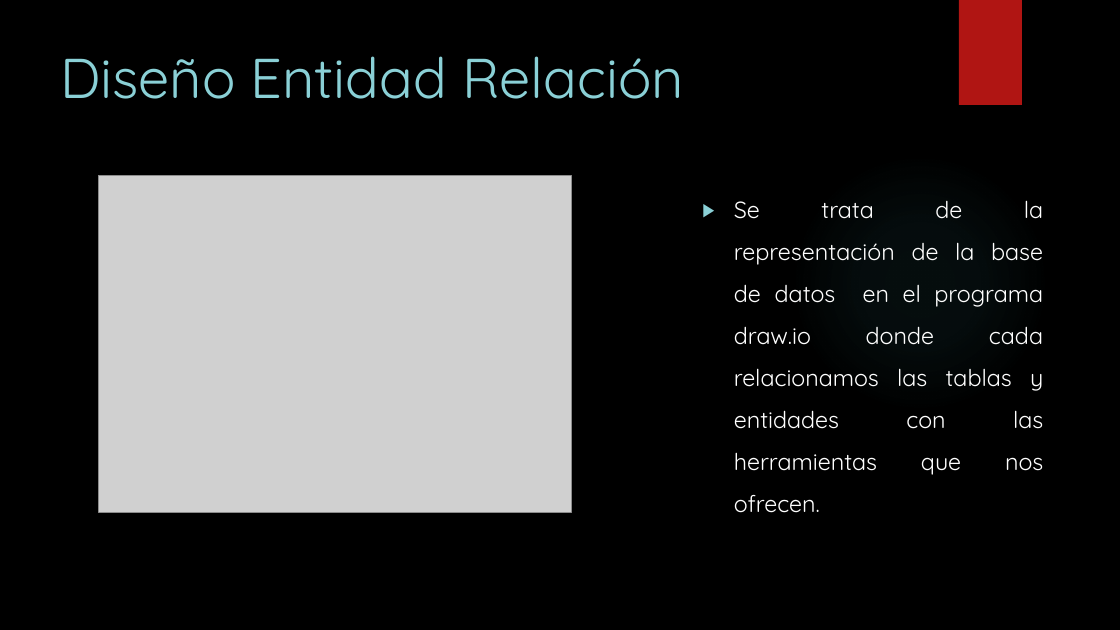
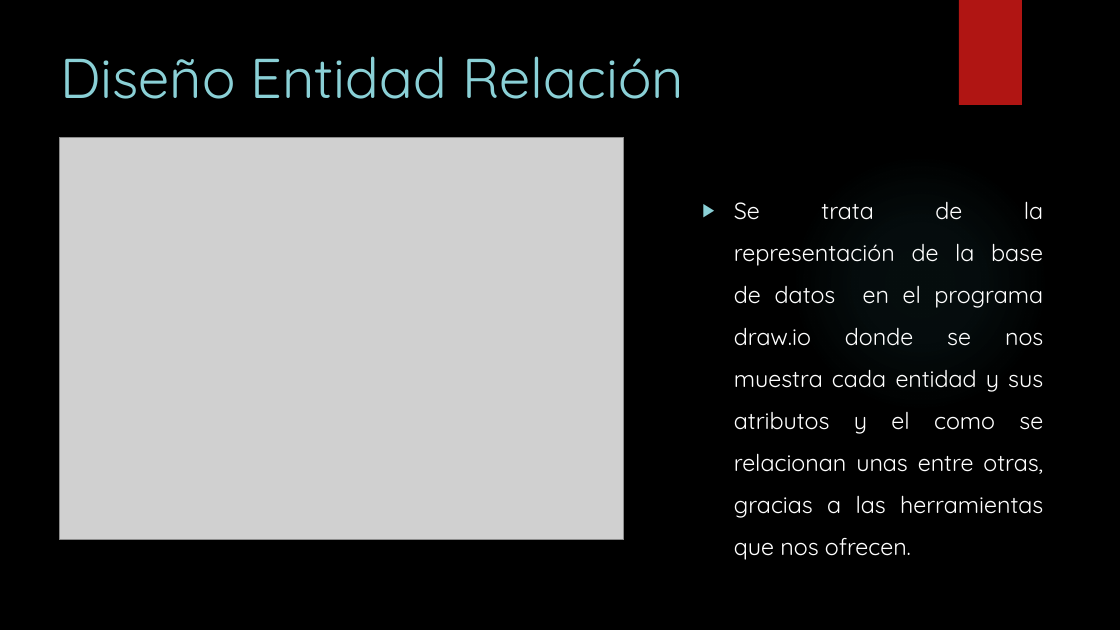
Before and after one commit to VictorQuispe19/BaseDeDatos1, a slide deck: slide 8 of Hito5/ProyectoFinal/PROY_BASE_DE_DATOS.pptx (slide 6 before the commit). Drawn at 1120x630 pixels with LibreOffice and Linux fonts; fonts in the diff are those of the drawing; grey boxes stand for pictures; background and template pictures are left out. Boxes give left, top, right and bottom in pixels: in the first picture for what was removed or moved away, otherwise in the second. Text is boxed around its words. In the diff, an @@ line names an element or a change of style, - is before the commit and + after.

```diff
--- a/Hito5/ProyectoFinal/PROY_BASE_DE_DATOS.pptx
+++ b/Hito5/ProyectoFinal/PROY_BASE_DE_DATOS.pptx
@@ picture: place and size @@
-picture at <box>99,176,571,513</box>
+picture at <box>60,138,624,540</box>
@@ text at <box>734,201,1043,560</box>: text changed @@
-▶ Se trata de la representación de la base de datos en el programa draw.io donde cada relacionamos las tablas y entidades con las herramientas que nos ofrecen.
+▶ Se trata de la representación de la base de datos en el programa draw.io donde se nos muestra cada entidad y sus atributos y el como se relacionan unas entre otras, gracias a las herramientas que nos ofrecen.
```
Also in this commit, not shown: 2 other slides changed, 7 slides added, 5 slides removed, 2 other files.
